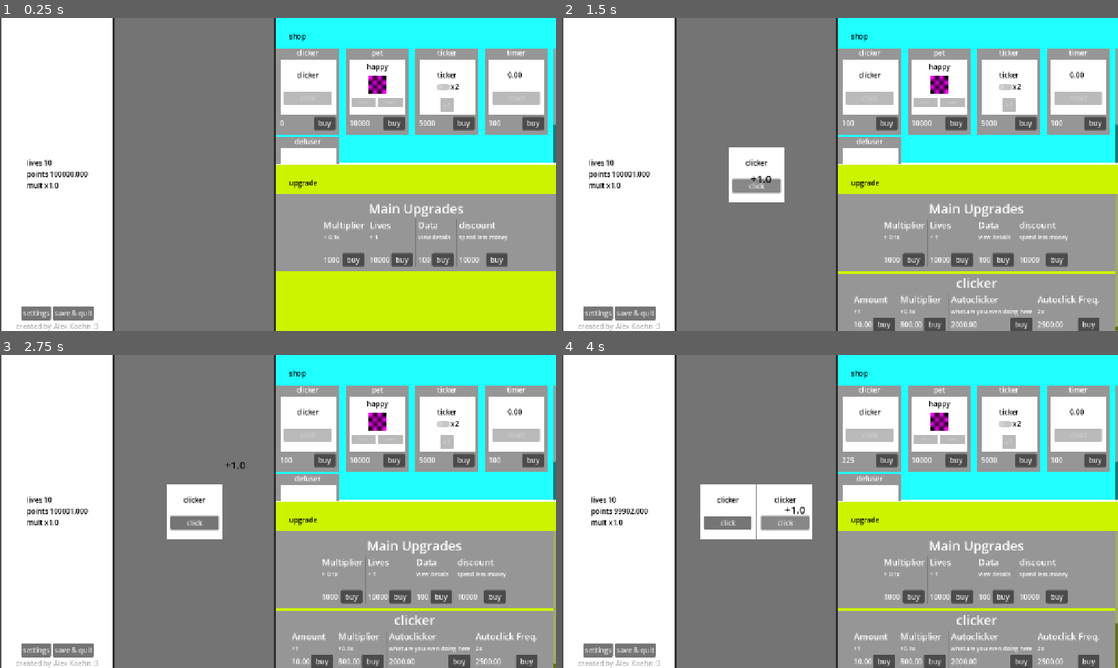
Above: before the commit, frames 1-4 (two rows, left to right).
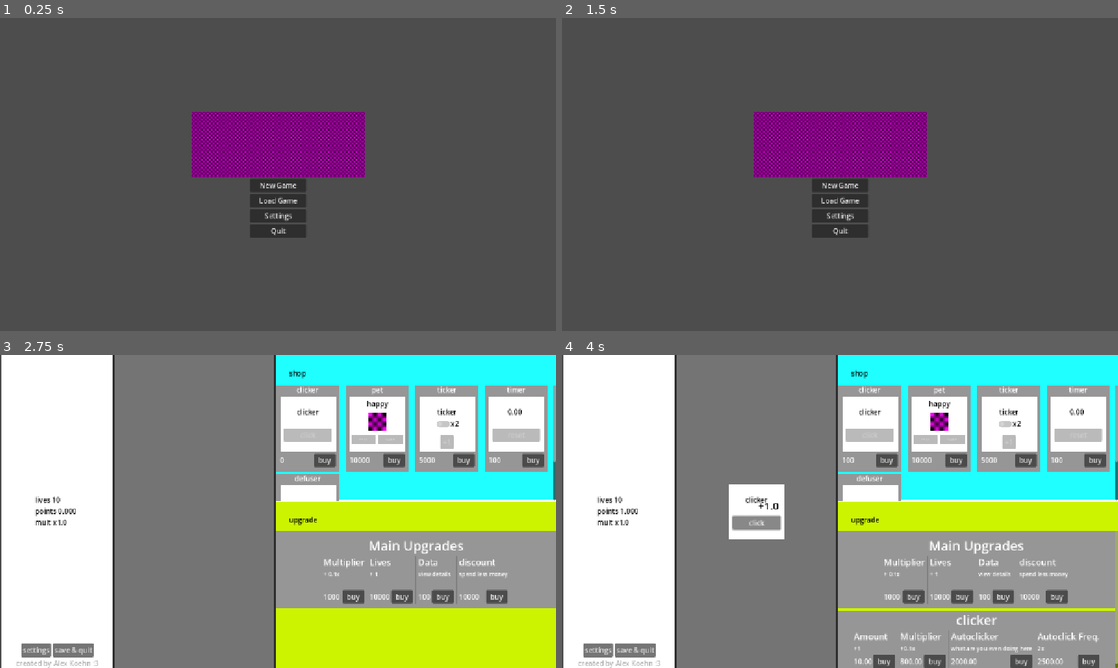
Above: after the commit, the same moments.

Repository: liltorchic/attention-grabbing-game
Game: Godot game, scene res://scenes/menu/menu.tscn
The game is run twice, just before and just after one commit, with the same random seed, the same clock (stepped at 60 frames per second) and the same inputs. Before the commit the project starts from res://scenes/main.tscn.
Inputs (mouse positions are in pixels of both pictures, inside the frame that each line leads up to):
- Up to frame 1 (0.25 s): no input
- Up to frame 2 (1.5 s): click (884, 124) at 0.5 s, where only the run before the commit has a clickable "buy"; click (756, 187) at 1.25 s, where only the run before the commit has a clickable "click"
- Up to frame 3 (2.75 s): click (278, 520) at 2 s, where only the run after the commit has a clickable "New Game"
- Up to frame 4 (4 s): click "buy" at 2.75 s; click "click" at 3.5 s

The runs differ from the first frame. In frame 1, 99% of the frame differs, in the area x 0-100%, y 0-100%; in frame 2, 98%; in frame 3, 12%; in frame 4, 2.2%.

Commit message:
main menu

Diff:
--- a/project.godot
+++ b/project.godot
@@ -11,7 +11,7 @@
 [application]
 
 config/name="adhd"
-run/main_scene="res://scenes/main.tscn"
+run/main_scene="uid://bfk4sxkvl3rvm"
 config/features=PackedStringArray("4.4", "Forward Plus")
 config/icon="res://icon.svg"
 
--- /dev/null
+++ b/scenes/menu/load.tscn
@@ -0,0 +1,9 @@
+[gd_scene format=3 uid="uid://pt2d6boe5k40"]
+
+[node name="Load" type="Control"]
+layout_mode = 3
+anchors_preset = 15
+anchor_right = 1.0
+anchor_bottom = 1.0
+grow_horizontal = 2
+grow_vertical = 2
--- /dev/null
+++ b/scenes/menu/menu.tscn
@@ -0,0 +1,71 @@
+[gd_scene load_steps=3 format=3 uid="uid://bfk4sxkvl3rvm"]
+
+[ext_resource type="Script" uid="uid://bi04ch65dfyld" path="res://scripts/ui/menu/menu.gd" id="1_klgdb"]
+
+[sub_resource type="PlaceholderTexture2D" id="PlaceholderTexture2D_y1u3h"]
+
+[node name="Menu" type="Control"]
+layout_mode = 3
+anchors_preset = 15
+anchor_right = 1.0
+anchor_bottom = 1.0
+grow_horizontal = 2
+grow_vertical = 2
+script = ExtResource("1_klgdb")
+
+[node name="VBoxContainer" type="VBoxContainer" parent="."]
+layout_mode = 1
+anchors_preset = 8
+anchor_left = 0.5
+anchor_top = 0.5
+anchor_right = 0.5
+anchor_bottom = 0.5
+offset_left = -20.0
+offset_top = -20.0
+offset_right = 20.0
+offset_bottom = 20.0
+grow_horizontal = 2
+grow_vertical = 2
+
+[node name="TextureRect" type="TextureRect" parent="VBoxContainer"]
+custom_minimum_size = Vector2(400, 150)
+layout_mode = 2
+texture = SubResource("PlaceholderTexture2D_y1u3h")
+stretch_mode = 1
+
+[node name="CenterContainer" type="CenterContainer" parent="VBoxContainer"]
+layout_mode = 2
+
+[node name="Button_new" type="Button" parent="VBoxContainer/CenterContainer"]
+custom_minimum_size = Vector2(130, 0)
+layout_mode = 2
+text = "New Game"
+
+[node name="CenterContainer2" type="CenterContainer" parent="VBoxContainer"]
+layout_mode = 2
+
+[node name="Button_load" type="Button" parent="VBoxContainer/CenterContainer2"]
+custom_minimum_size = Vector2(130, 0)
+layout_mode = 2
+text = "Load Game"
+
+[node name="CenterContainer3" type="CenterContainer" parent="VBoxContainer"]
+layout_mode = 2
+
+[node name="Button_settings" type="Button" parent="VBoxContainer/CenterContainer3"]
+custom_minimum_size = Vector2(130, 0)
+layout_mode = 2
+text = "Settings"
+
+[node name="CenterContainer4" type="CenterContainer" parent="VBoxContainer"]
+layout_mode = 2
+
+[node name="Button_quit" type="Button" parent="VBoxContainer/CenterContainer4"]
+custom_minimum_size = Vector2(130, 0)
+layout_mode = 2
+text = "Quit"
+
+[connection signal="pressed" from="VBoxContainer/CenterContainer/Button_new" to="." method="_on_button_new_pressed"]
+[connection signal="pressed" from="VBoxContainer/CenterContainer2/Button_load" to="." method="_on_button_load_pressed"]
+[connection signal="pressed" from="VBoxContainer/CenterContainer3/Button_settings" to="." method="_on_button_settings_pressed"]
+[connection signal="pressed" from="VBoxContainer/CenterContainer4/Button_quit" to="." method="_on_button_quit_pressed"]
--- /dev/null
+++ b/scenes/menu/settings.tscn
@@ -0,0 +1,9 @@
+[gd_scene format=3 uid="uid://cgkmplmhercyk"]
+
+[node name="Settings" type="Control"]
+layout_mode = 3
+anchors_preset = 15
+anchor_right = 1.0
+anchor_bottom = 1.0
+grow_horizontal = 2
+grow_vertical = 2
--- a/scripts/singletons/constants.gd
+++ b/scripts/singletons/constants.gd
@@ -6,6 +6,6 @@
 
 const ui_panel_standard_size = 128
 
-const dev = true
+const dev = false
 
 enum Type {UNDEFINED, AMOUNT, MULTIPLIER, AUTOCLICKER, BOOST, LOVE, TORTURE, ALARM, DURATION, BASE_LIVES, BASE_DATA, BASE_DISCOUNT}
--- /dev/null
+++ b/scripts/ui/menu/menu.gd
@@ -0,0 +1,17 @@
+extends Control
+
+
+func _on_button_new_pressed() -> void:
+	get_tree().change_scene_to_file("res://scenes/main.tscn")
+
+
+func _on_button_load_pressed() -> void:
+	pass # Replace with function body.
+
+
+func _on_button_settings_pressed() -> void:
+	pass # Replace with function body.
+
+
+func _on_button_quit_pressed() -> void:
+	get_tree().quit()
--- a/scripts/ui/pause_settings_ui.gd
+++ b/scripts/ui/pause_settings_ui.gd
@@ -22,10 +22,6 @@
 	_saveandquit()
 
 
-
-
-
-
 #from the game screen
 func _on_button_settings_pressed() -> void:
 	show() #show pause screen
@@ -38,4 +34,5 @@
 
 func _saveandquit():
 	print("quiting")
-	get_tree().quit()
+	get_tree().paused = false
+	get_tree().change_scene_to_file("res://scenes/menu/menu.tscn")
Not shown, added: scripts/ui/menu/menu.gd.uid
